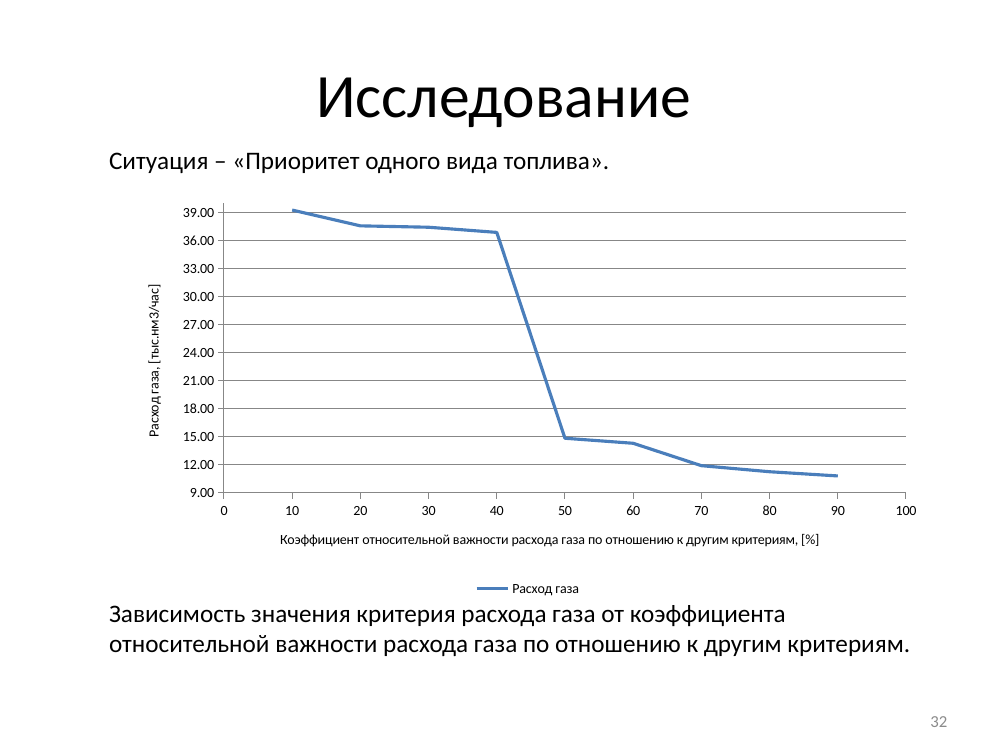
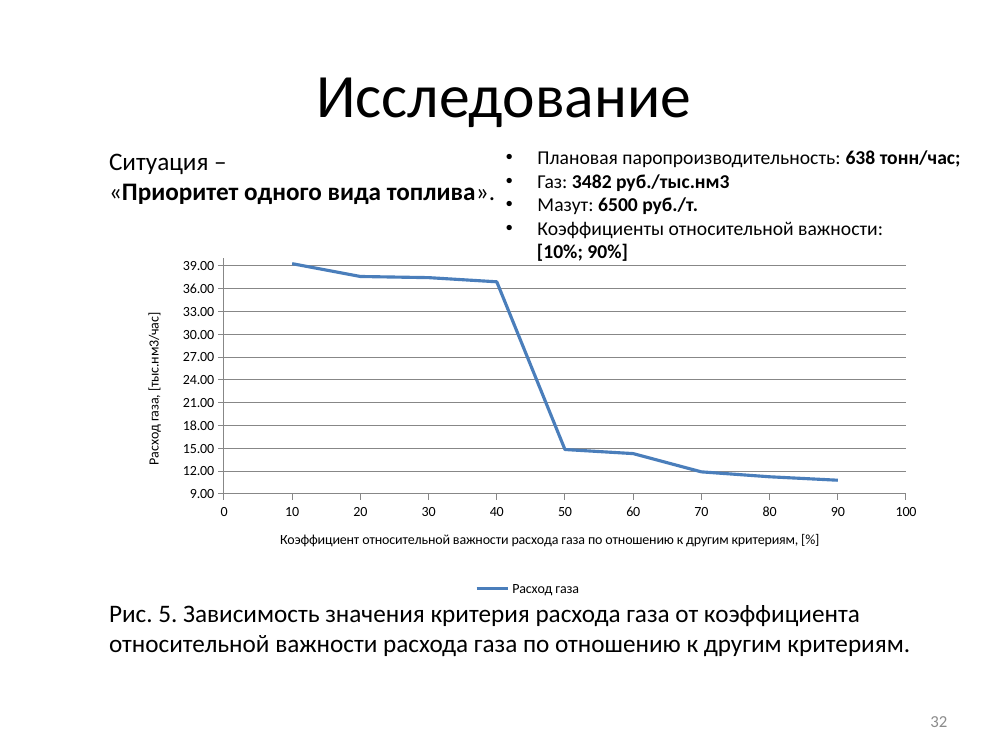
Before and after one commit to arkuzmin/diplom, a slide deck: slide 32 of optimization/4 семестр/Смотр 19.05.14/Презентация.pptx. Drawn at 1008x756 pixels with LibreOffice and Linux fonts; fonts in the diff are those of the drawing. Boxes give left, top, right and bottom in pixels: in the first picture for what was removed or moved away, otherwise in the second. Text is boxed around its words. In the diff, an @@ line names an element or a change of style, - is before the commit and + after.

```diff
--- a/optimization/4 семестр/Смотр 19.05.14/Презентация.pptx
+++ b/optimization/4 семестр/Смотр 19.05.14/Презентация.pptx
@@ text at <box>109,153,495,204</box>: text changed; bold on @@
-Ситуация – «Приоритет одного вида топлива».
+Ситуация –
+«Приоритет одного вида топлива».
@@ text added at <box>537,150,961,261</box>, 14 pt, text #000000 @@
+• Плановая паропроизводительность: 638 тонн/час;
+• Газ: 3482 руб./тыс.нм3
+• Мазут: 6500 руб./т.
+• Коэффициенты относительной важности:
+[10%; 90%]
@@ scatter lines chart: place and size @@
-scatter lines chart at <box>123,196,932,601</box>
+scatter lines chart at <box>123,251,932,600</box>
@@ text at <box>109,605,910,656</box>: text changed @@
-Зависимость значения критерия расхода газа от коэффициента относительной важности расхода газа по отношению к другим критериям.
+Рис. 5. Зависимость значения критерия расхода газа от коэффициента относительной важности расхода газа по отношению к другим критериям.
```
Also in this commit, not shown: 13 other slides changed, 1 slide added, 1 slide removed, 2 other files.
